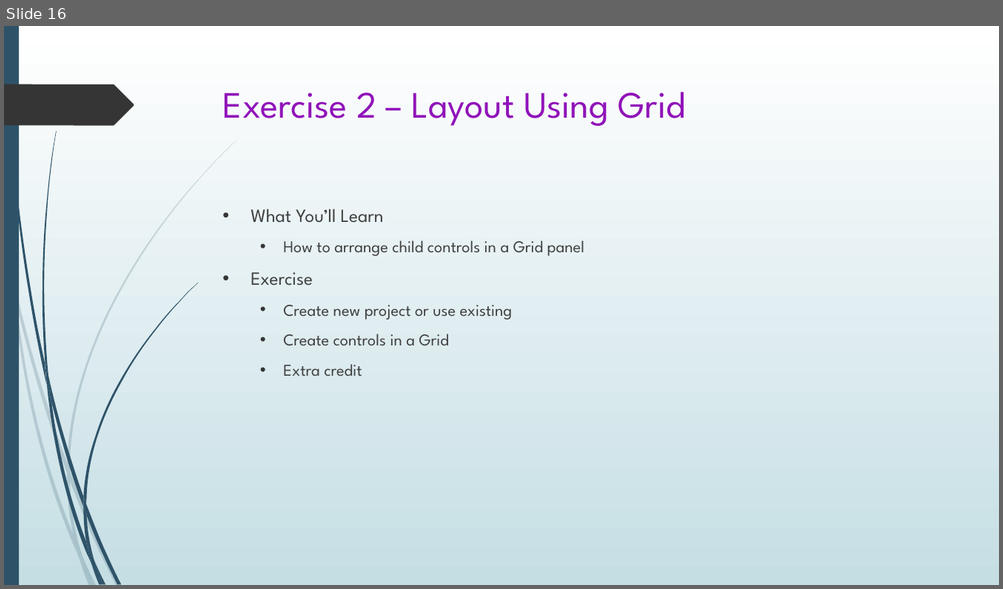
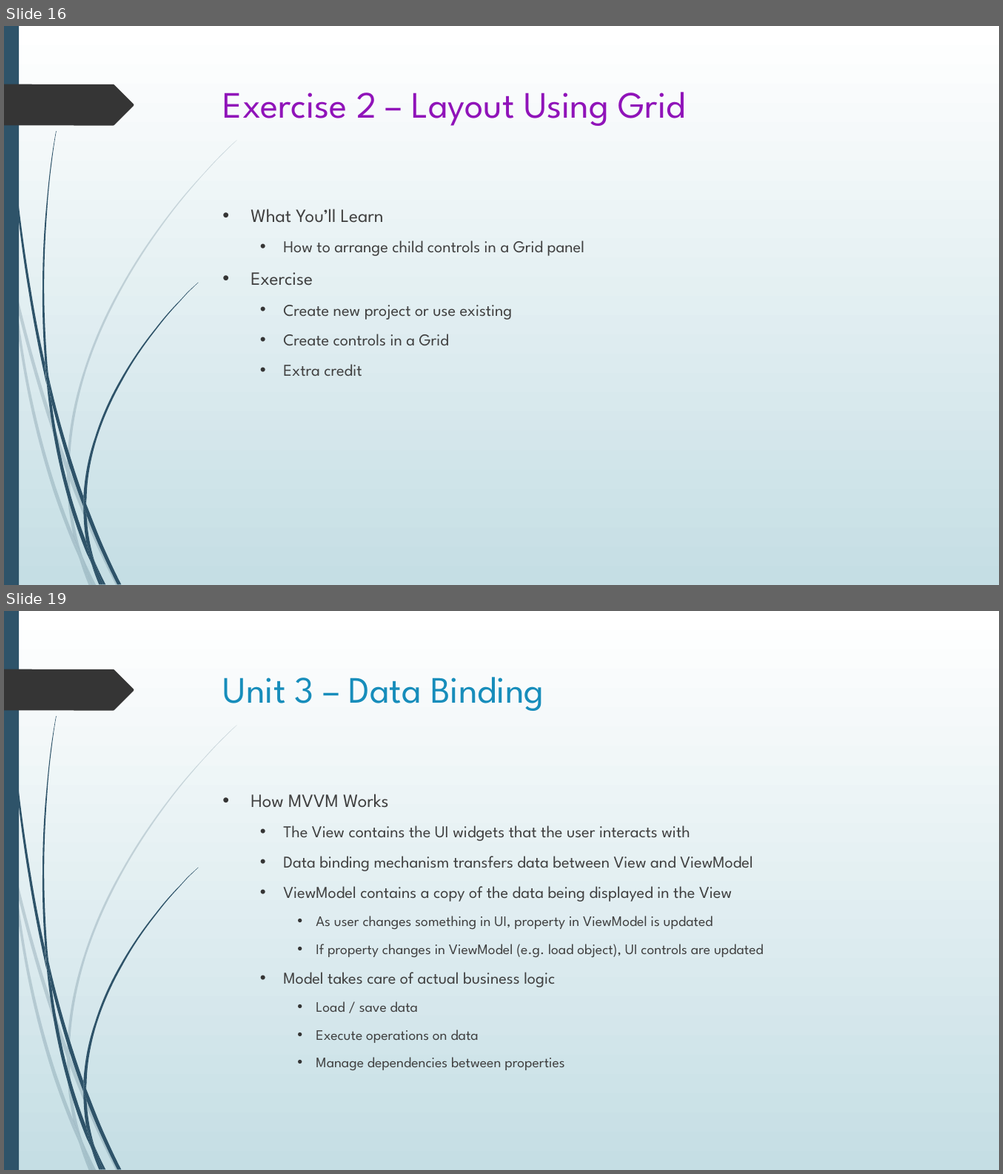
Before and after one commit to seanpsexton/wpf-workshop-solutions, a slide deck: WPF-Workshop-Sexton-Oct2023.pptx. Shown one above the other, each under a label of ours: slide 16 before the commit, slides 16 and 19 after it; the slides between them are not shown. The pictures are 1003x589 and 1003x1174 pixels, drawn with LibreOffice and Linux fonts; fonts in the diff are those of the drawing. Boxes give left, top, right and bottom in pixels: in the first picture for what was removed or moved away, otherwise in the second. Text is boxed around its words. In the diff, an @@ line names an element or a change of style, - is before the commit and + after.

Commit message:
Working on Unit 3

```diff
--- a/WPF-Workshop-Sexton-Oct2023.pptx
+++ b/WPF-Workshop-Sexton-Oct2023.pptx
@@ slide 19 added at [4,611,999,1170], background gradient #FFFFFF to #C5DEE5; not listed: 24 template elements that a slide beside it also shows @@
@@ title added at [223,677,543,711], 36 pt, text #178DBB @@
+Unit 3 – Data Binding
@@ text added at [250,794,763,1071], 16 pt, text #404040 @@
+• How MVVM Works
+  • The View contains the UI widgets that the user interacts with
+  • Data binding mechanism transfers data between View and ViewModel
+  • ViewModel contains a copy of the data being displayed in the View
+    • As user changes something in UI, property in ViewModel is updated
+    • If property changes in ViewModel (e.g. load object), UI controls are updated
+  • Model takes care of actual business logic
+    • Load / save data
+    • Execute operations on data
+    • Manage dependencies between properties
```
Also in this commit, not shown: 6 other slides added, 1 other file.
